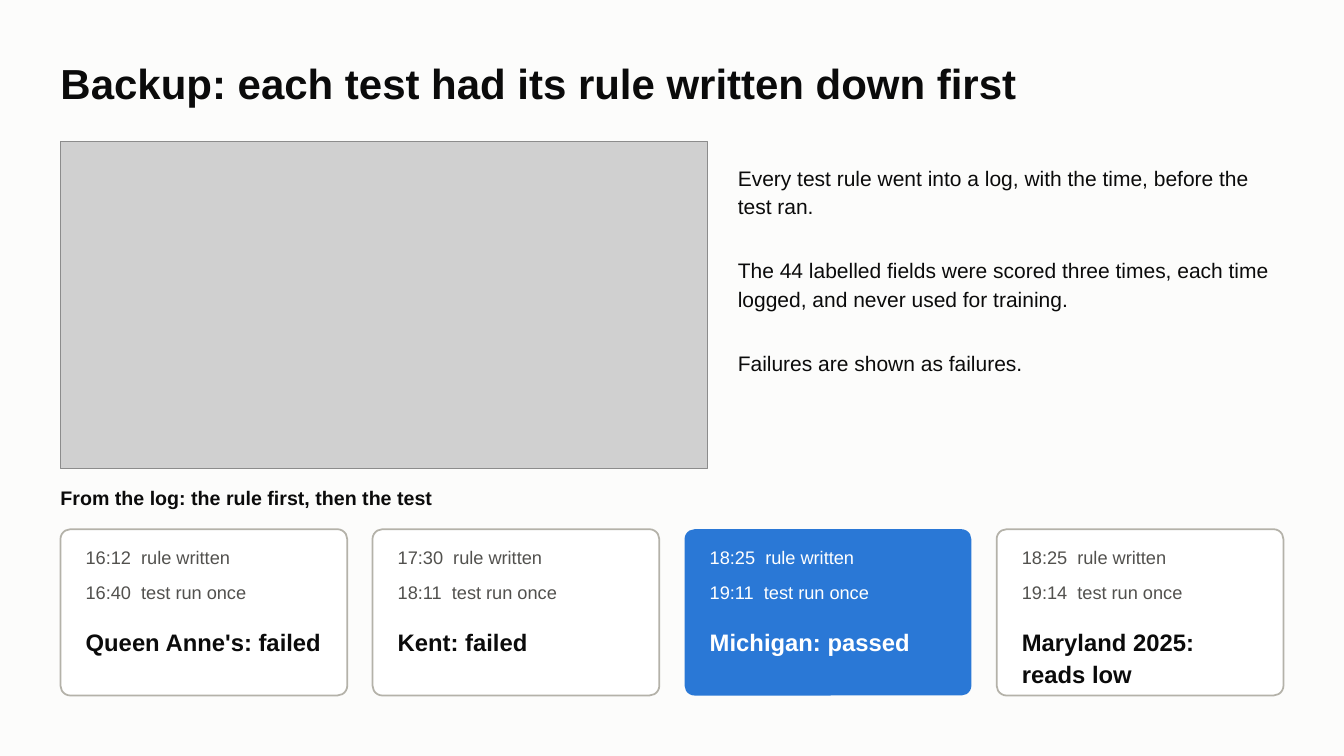
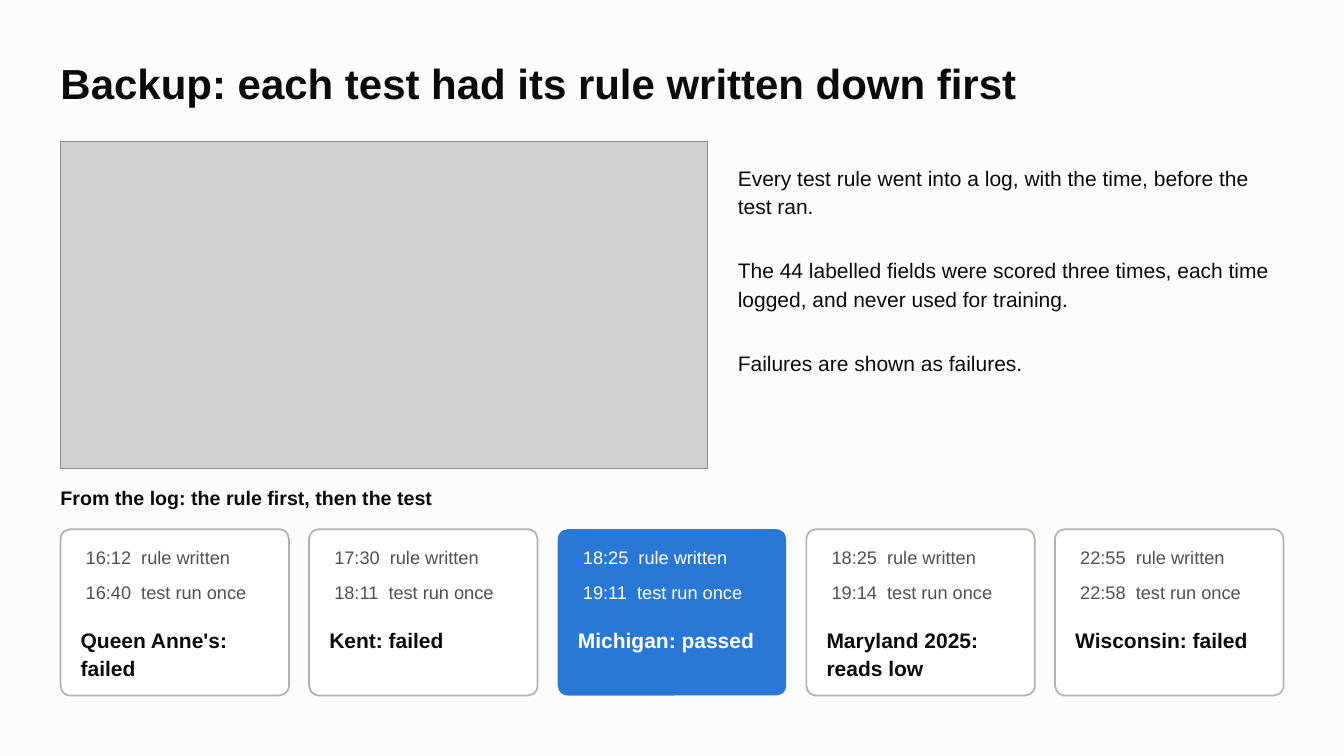
Before and after one commit to ChenSiyun1234/FieldVision, a slide deck: slide 14 of handoff/presentation/FieldVision_model_story.pptx (slide 12 before the commit). Drawn at 1344x756 pixels with LibreOffice and Linux fonts; fonts in the diff are those of the drawing; grey boxes stand for pictures. Boxes give left, top, right and bottom in pixels: in the first picture for what was removed or moved away, otherwise in the second. Text is boxed around its words. In the diff, an @@ line names an element or a change of style, - is before the commit and + after.

Commit message:
Deck: twelve slides with every county and state result, the tuning as one table and the team's system; hand-over page with Wisconsin 2023

```diff
--- a/handoff/presentation/FieldVision_model_story.pptx
+++ b/handoff/presentation/FieldVision_model_story.pptx
@@ rounded rectangle: place and size @@
-rounded rectangle at (60, 529, 348, 696)
+rounded rectangle at (60, 529, 289, 696)
@@ rounded rectangle: place and size @@
-rounded rectangle at (373, 529, 660, 696)
+rounded rectangle at (310, 529, 538, 696)
@@ rounded rectangle: place and size @@
-rounded rectangle at (685, 529, 972, 696)
+rounded rectangle at (558, 529, 786, 696)
@@ rounded rectangle: place and size @@
-rounded rectangle at (997, 529, 1285, 696)
+rounded rectangle at (807, 529, 1035, 696)
@@ rounded rectangle added at (1056, 529, 1285, 696), fill #FFFFFF, outline #B4B2A9 1.25 pt @@
@@ text "17:30 rule written": place and size @@
-text "17:30 rule written" at (398, 551, 542, 564)
+text "17:30 rule written" at (334, 551, 478, 564)
@@ text "18:25 rule written": place and size @@
-text "18:25 rule written" at (710, 550, 854, 564)
+text "18:25 rule written" at (583, 550, 727, 564)
@@ text "18:25 rule written": place and size @@
-text "18:25 rule written" at (1022, 551, 1166, 564)
+text "18:25 rule written" at (832, 551, 975, 564)
@@ text added at (1080, 551, 1224, 564), 13 pt, text #52514E @@
+22:55 rule written
@@ text "18:11 test run once": place and size @@
-text "18:11 test run once" at (398, 586, 556, 599)
+text "18:11 test run once" at (334, 586, 493, 599)
@@ text "19:11 test run once": place and size @@
-text "19:11 test run once" at (710, 586, 869, 599)
+text "19:11 test run once" at (583, 586, 742, 599)
@@ text "19:14 test run once": place and size @@
-text "19:14 test run once" at (1022, 586, 1182, 599)
+text "19:14 test run once" at (832, 586, 992, 599)
@@ text added at (1080, 586, 1240, 599), 13 pt, text #52514E @@
+22:58 test run once
@@ text "Kent: failed": place and size @@
-text "Kent: failed" at (398, 633, 527, 652)
+text "Kent: failed" at (329, 632, 444, 649)
@@ text "Michigan: passed": place and size @@
-text "Michigan: passed" at (710, 633, 910, 656)
+text "Michigan: passed" at (578, 632, 754, 652)
@@ size 17 to 15 pt in 4 elements at (81, 633, 227, 677), (329, 632, 444, 649), (578, 632, 754, 652), (827, 632, 978, 677) @@
@@ text "Maryland 2025: reads low": place and size @@
-text "Maryland 2025: reads low" at (1022, 633, 1194, 684)
+text "Maryland 2025: reads low" at (827, 632, 978, 677)
@@ text added at (1075, 632, 1248, 649), 15 pt, text #0B0B0B, bold @@
+Wisconsin: failed
```
Also in this commit, not shown: 2 other slides changed, 3 slides added, 1 slide removed, 2 other files.
